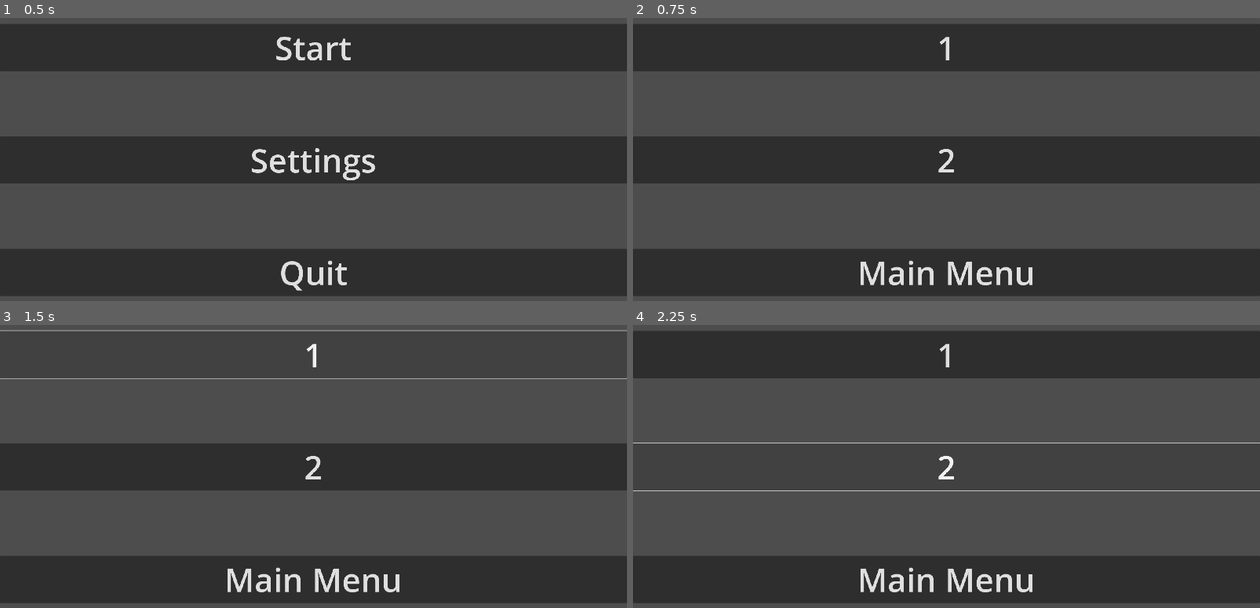
Above: before the commit, frames 1-4 (two rows, left to right).
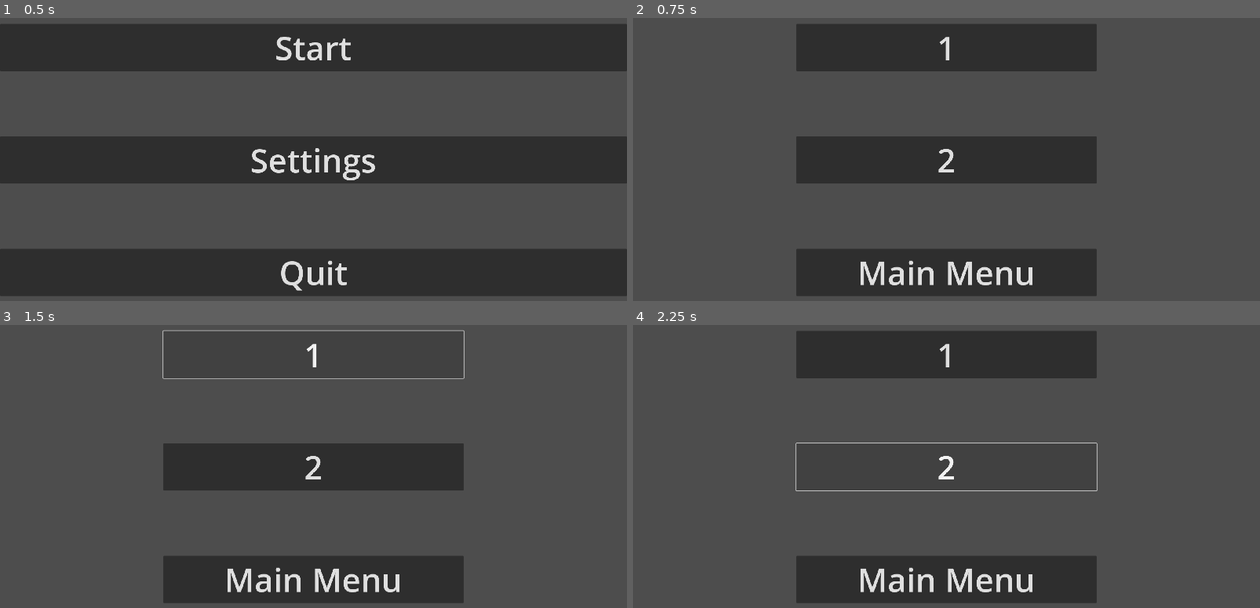
Above: after the commit, the same moments.

Repository: mosusg/brainrot-translator
Game: Godot game, scene res://scenes/menu.tscn
The game is run twice, just before and just after one commit, with the same random seed, the same clock (stepped at 60 frames per second) and the same inputs.
Inputs:
- Up to frame 1 (0.5 s): no input
- Up to frame 2 (0.75 s): click "Settings" at 0.5 s
- Up to frame 3 (1.5 s): click "1" at 1.25 s
- Up to frame 4 (2.25 s): click "2" at 2 s

Frame 1 is identical in both runs. In frame 2, 26% of the frame differs, in the area x 0-100%, y 2-99%; in frame 3, 18%; in frame 4, 17%.

Commit message:
Update settings.tscn

Diff:
--- a/scenes/settings.tscn
+++ b/scenes/settings.tscn
@@ -22,20 +22,26 @@
 theme_override_constants/separation = 200
 
 [node name="Option 1" type="Button" parent="CenterContainer/VBoxContainer2"]
-custom_minimum_size = Vector2(1920, 100)
+custom_minimum_size = Vector2(920, 100)
 layout_mode = 2
+size_flags_horizontal = 4
+size_flags_vertical = 4
 theme_override_font_sizes/font_size = 100
 text = "1"
 
 [node name="Option 2" type="Button" parent="CenterContainer/VBoxContainer2"]
-custom_minimum_size = Vector2(1920, 100)
+custom_minimum_size = Vector2(920, 100)
 layout_mode = 2
+size_flags_horizontal = 4
+size_flags_vertical = 4
 theme_override_font_sizes/font_size = 100
 text = "2"
 
 [node name="Main Menu(settings)" type="Button" parent="CenterContainer/VBoxContainer2"]
-custom_minimum_size = Vector2(1920, 100)
+custom_minimum_size = Vector2(920, 100)
 layout_mode = 2
+size_flags_horizontal = 4
+size_flags_vertical = 4
 theme_override_font_sizes/font_size = 100
 text = "Main Menu"
 
